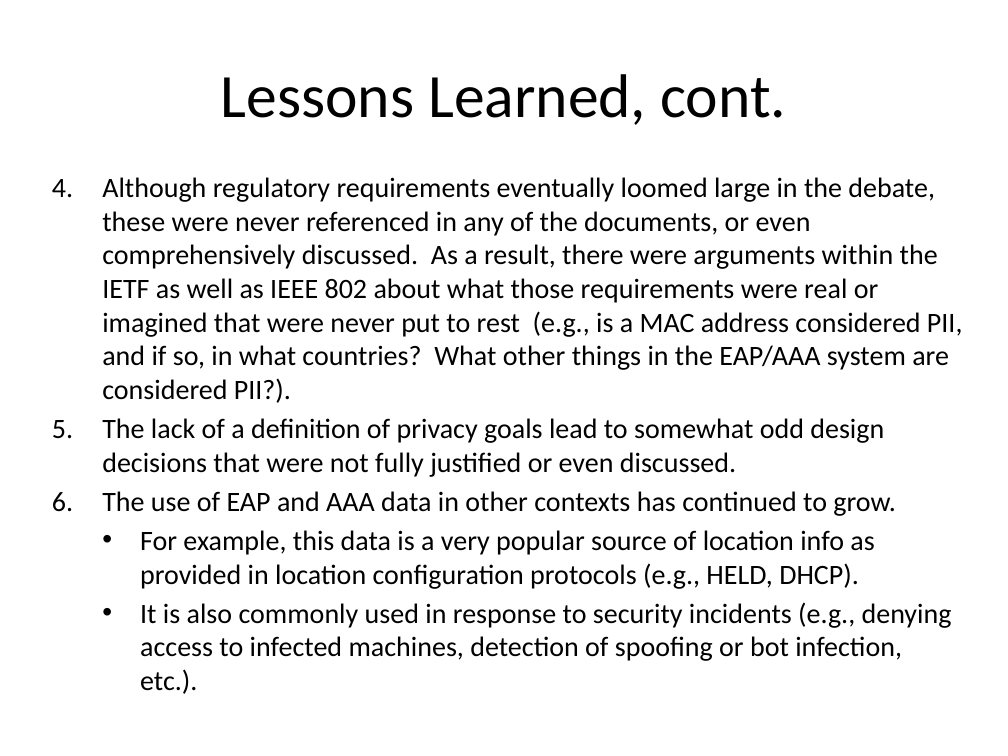
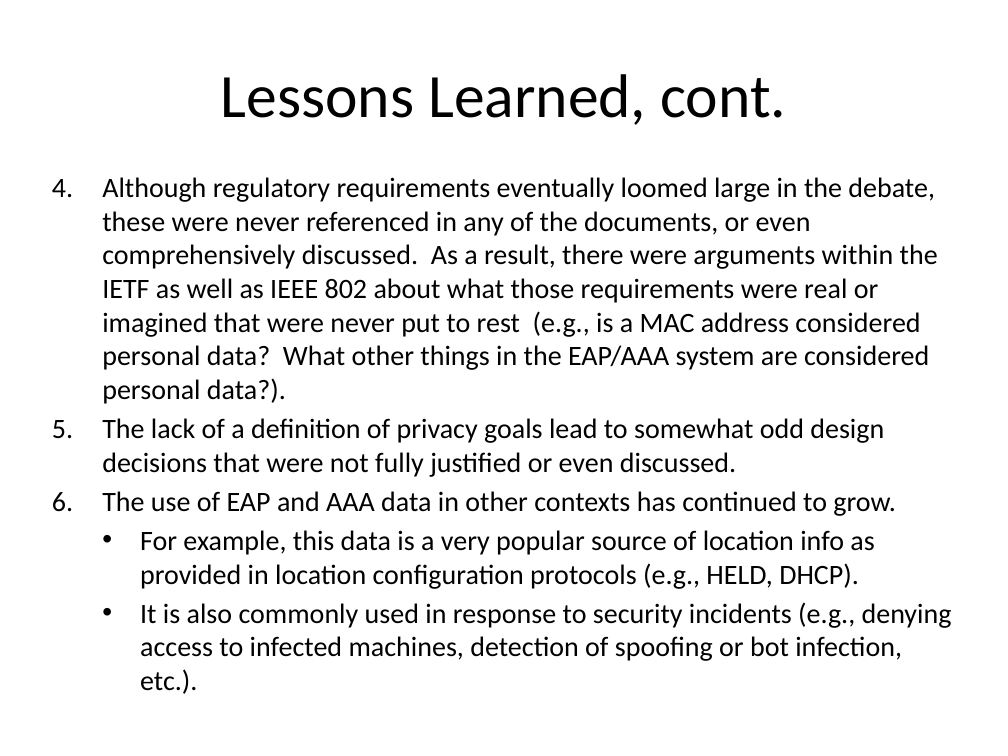
Before and after one commit to hannestschofenig/tschofenig-ids, a slide deck: slide 16 of PrivacyTutorial/iab-privacy-considerations.pptx (slide 42 before the commit). Drawn at 1008x756 pixels with LibreOffice and Linux fonts; fonts in the diff are those of the drawing. Boxes give left, top, right and bottom in pixels: in the first picture for what was removed or moved away, otherwise in the second. Text is boxed around its words. In the diff, an @@ line names an element or a change of style, - is before the commit and + after.

```diff
--- a/PrivacyTutorial/iab-privacy-considerations.pptx
+++ b/PrivacyTutorial/iab-privacy-considerations.pptx
@@ text at [102,177,938,404]: text changed @@
-4. Although regulatory requirements eventually loomed large in the debate, these were never referenced in any of the documents, or even comprehensively discussed. As a result, there were arguments within the IETF as well as IEEE 802 about what those requirements were real or imagined that were never put to rest (e.g., is a MAC address considered PII, and if so, in what countries? What other things in the EAP/AAA system are considered PII?).
+4. Although regulatory requirements eventually loomed large in the debate, these were never referenced in any of the documents, or even comprehensively discussed. As a result, there were arguments within the IETF as well as IEEE 802 about what those requirements were real or imagined that were never put to rest (e.g., is a MAC address considered personal data? What other things in the EAP/AAA system are considered personal data?).
```
Also in this commit, not shown: 17 other slides changed, 3 slides added, 18 slides removed.
